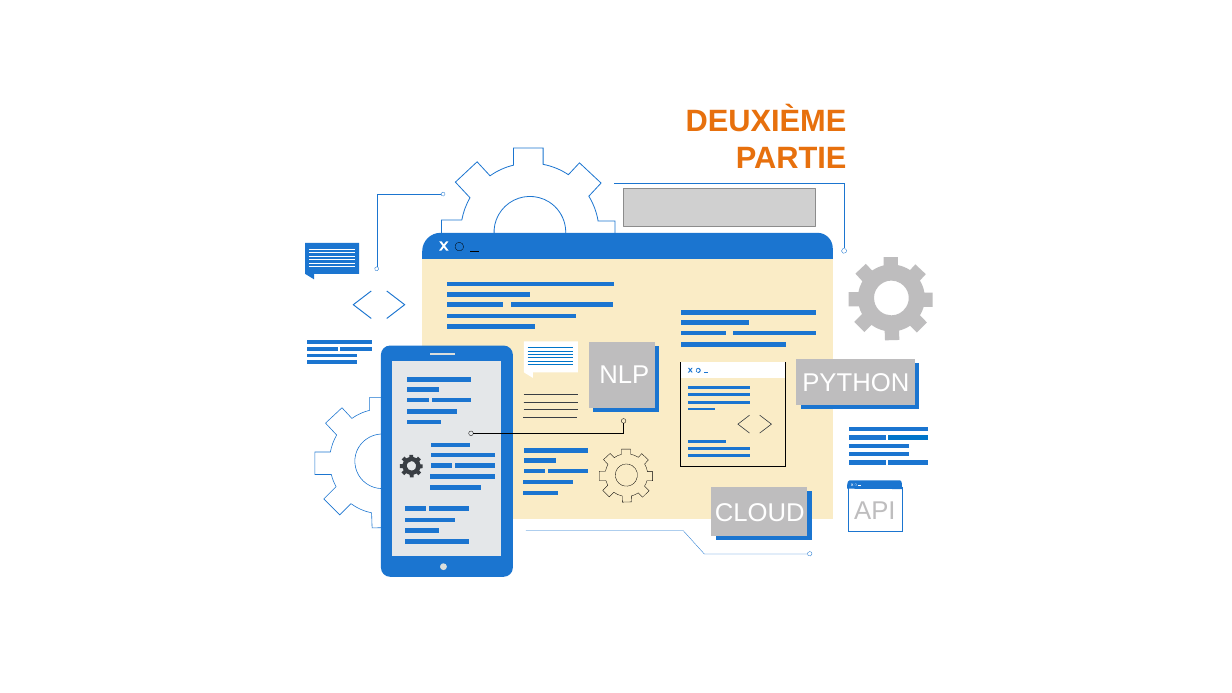
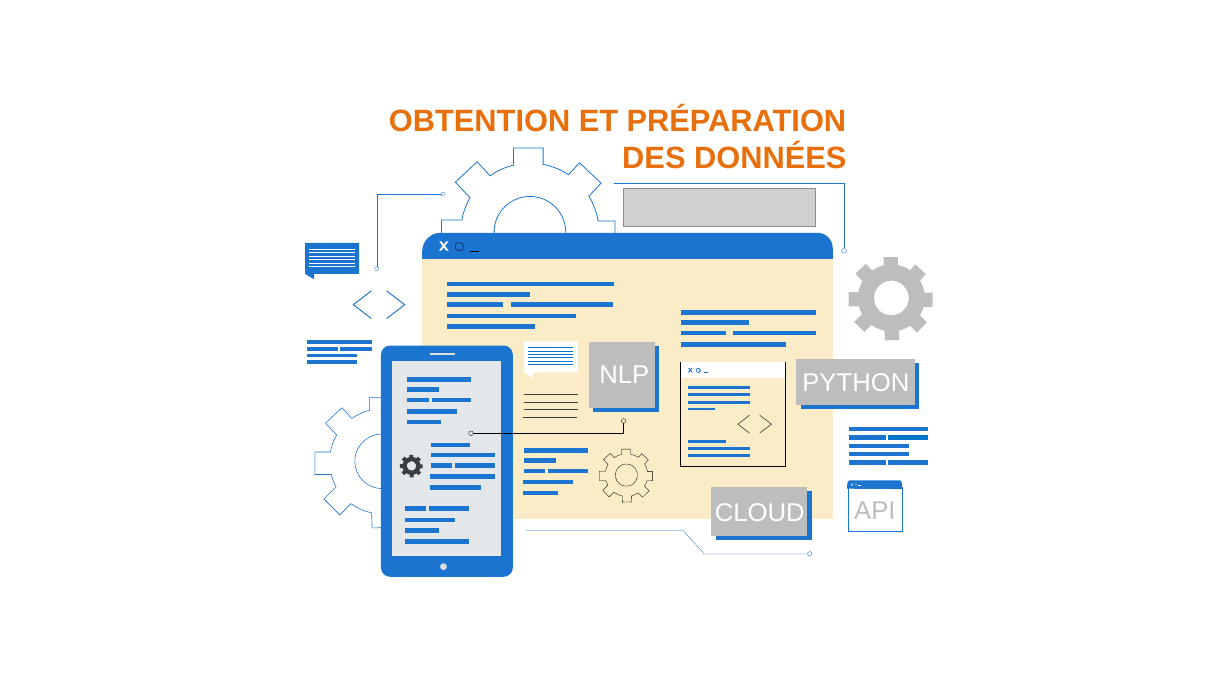
Before and after one commit to BiGHeaDMaX/Suggestion-automatique-de-mots-cles, a slide deck: slide 6 of 07 - Présentation.pptx. Drawn at 1232x693 pixels with LibreOffice and Linux fonts; fonts in the diff are those of the drawing; grey boxes stand for pictures. Boxes give left, top, right and bottom in pixels: in the first picture for what was removed or moved away, otherwise in the second. Text is boxed around its words. In the diff, an @@ line names an element or a change of style, - is before the commit and + after.

Commit message:
Parties 1 à 4

```diff
--- a/07 - Présentation.pptx
+++ b/07 - Présentation.pptx
@@ text at [389,107,847,169]: text changed @@
-DEUXIÈME
-PARTIE
+OBTENTION ET PRÉPARATION
+DES DONNÉES
```
Also in this commit, not shown: 6 other slides changed, 17 slides added, 1 slide removed.
